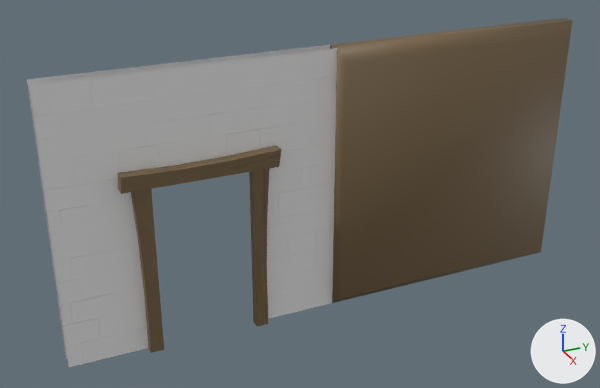
One commit to the FBX model Assets/Stylized_Egypt/Meshes/building/SM_wall_05.fbx: the scene before it, then after it.
Both versions are drawn from a camera (50 mm lens) standing at (9.91, -4.96, 6.86) and looking at (-0.06, -0.47, 1.87). The lights are fixed; the arrows at lower right show +X, +Y and +Z. Where no turn or scale is listed for an object, it has been applied to the vertices.

Names of what the first picture shows: 'SM_wall_05', 'SM_wall_05_ConvexHulls'.
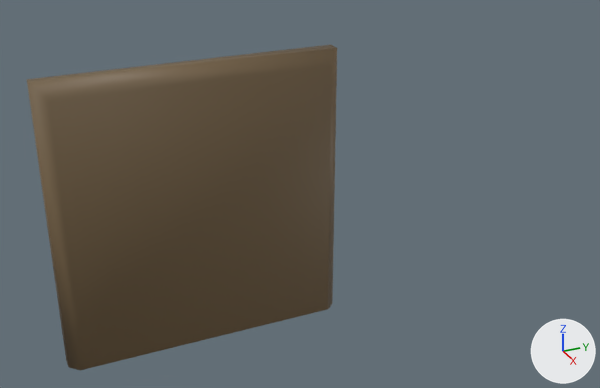
What changed in the scene script:
```text
Change ob_sm_wall_05_convexhulls:
    add ob_sm_wall_05_convexhulls.parent = ob_sm_wall_287
    ob_sm_wall_05_convexhulls.scale: (0.01, 0.01, 0.01) -> (1.0, 1.0, 1.0)
Add ob_sm_wall_287:
    ob_sm_wall_287 = bpy.data.objects.new('SM_wall_287', None)
    ob_sm_wall_287.location = (0.0, 0.0, 0.0)
    ob_sm_wall_287.rotation_euler = (1.571, 0.0, 0.0)  # degrees (90, 0, 0)
    ob_sm_wall_287.scale = (0.01, 0.01, 0.01)
```

Changed parts and their boxes [x1, y1, x2, y2] in the pictures (600 x 388 px):
'SM_wall_05_ConvexHulls', moved, rescaled (27% wider, 14% taller)
    before: [330, 18, 573, 303]
    after: [27, 44, 337, 370]
'SM_wall_05', unchanged, covered by the edit
    before: [27, 45, 337, 367]
